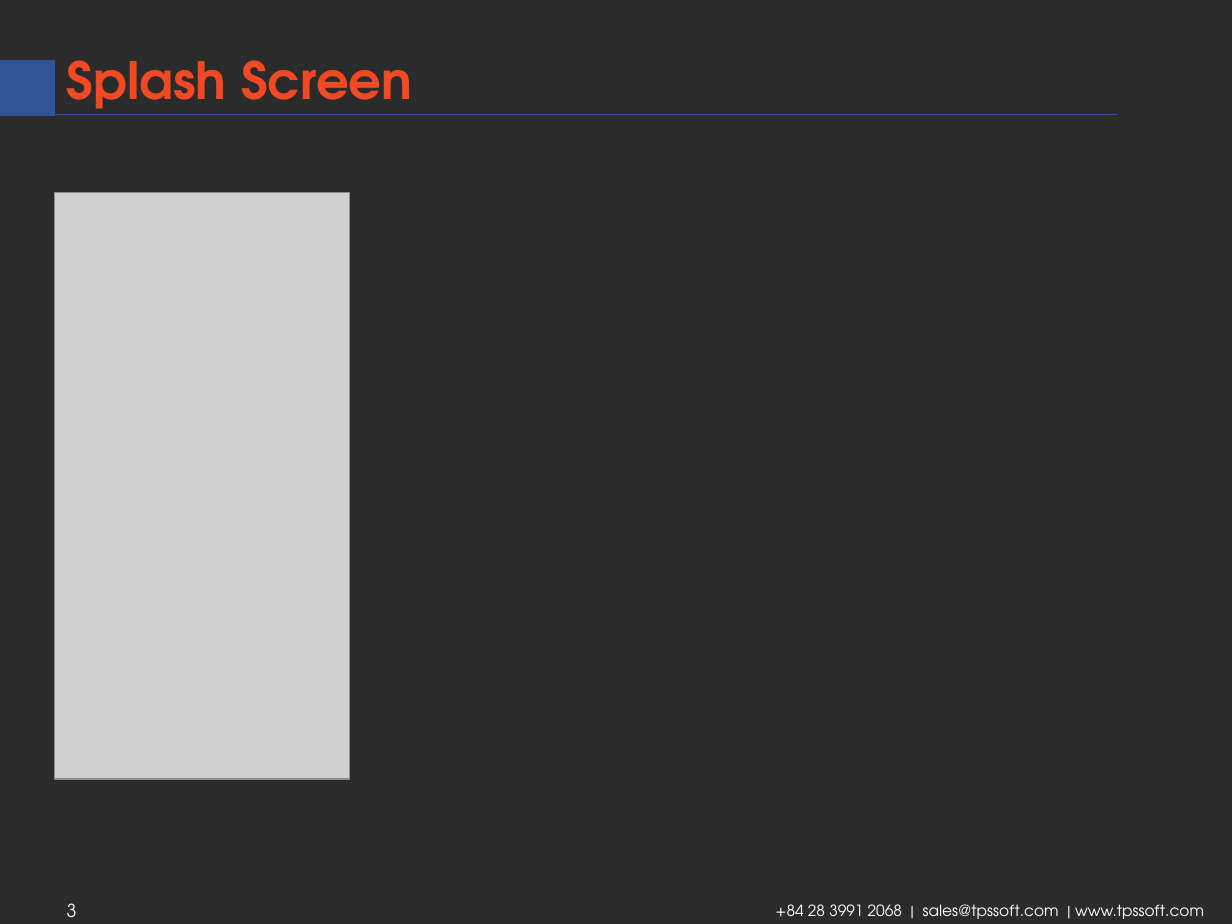
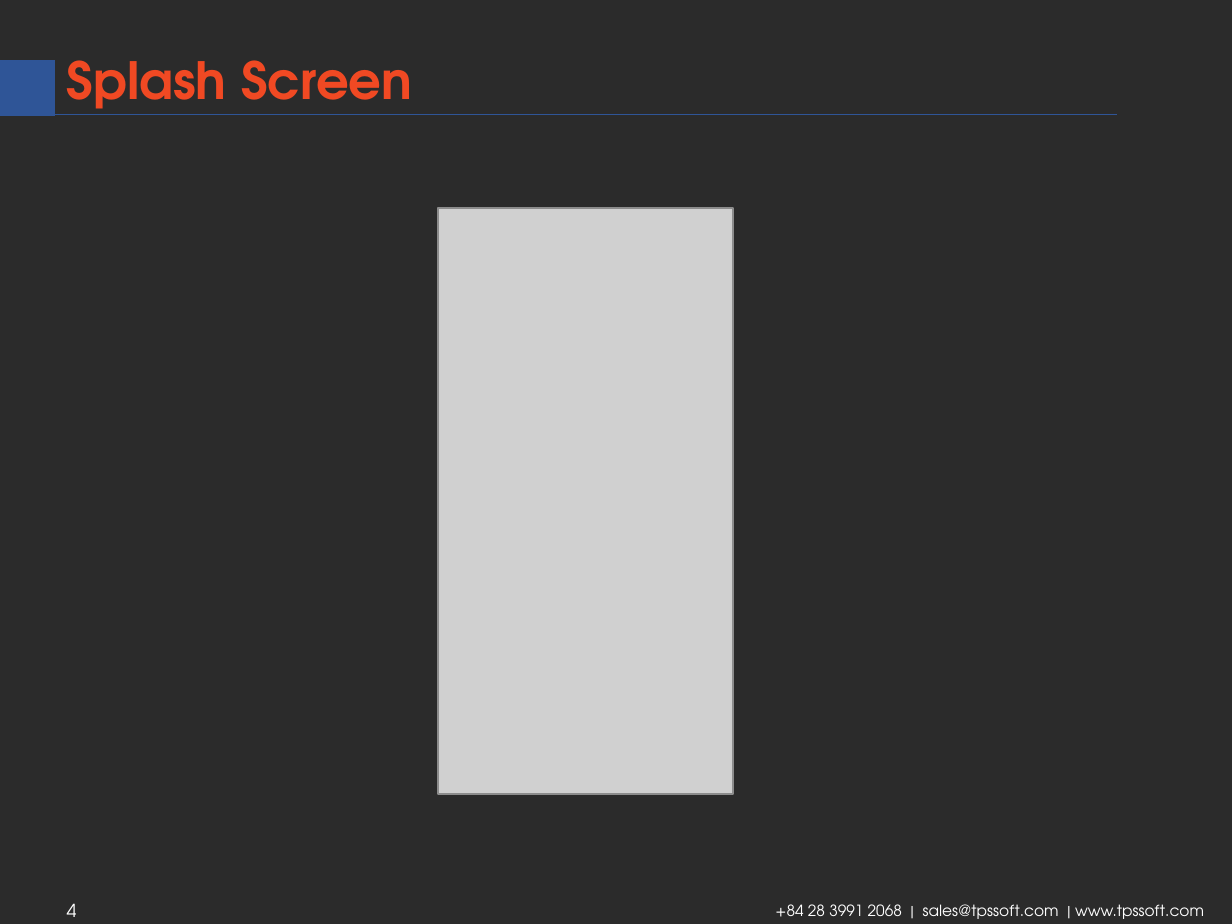
Before and after one commit to tamtps/TrainingProject, a slide deck: slide 4 of TPS Final Report.pptx (slide 3 before the commit). Drawn at 1232x924 pixels with LibreOffice and Linux fonts; fonts in the diff are those of the drawing; grey boxes stand for pictures; background and template pictures are left out; a plain dark background stands for a picture behind light text. Boxes give left, top, right and bottom in pixels: in the first picture for what was removed or moved away, otherwise in the second. Text is boxed around its words. In the diff, an @@ line names an element or a change of style, - is before the commit and + after.

```diff
--- a/TPS Final Report.pptx
+++ b/TPS Final Report.pptx
@@ picture: place and size @@
-picture at <box>54,193,349,780</box>
+picture at <box>439,208,733,795</box>
@@ page number at <box>67,903,77,917</box>: text changed @@
-3
+4
```
Also in this commit, not shown: 8 other slides changed, 1 slide added.
